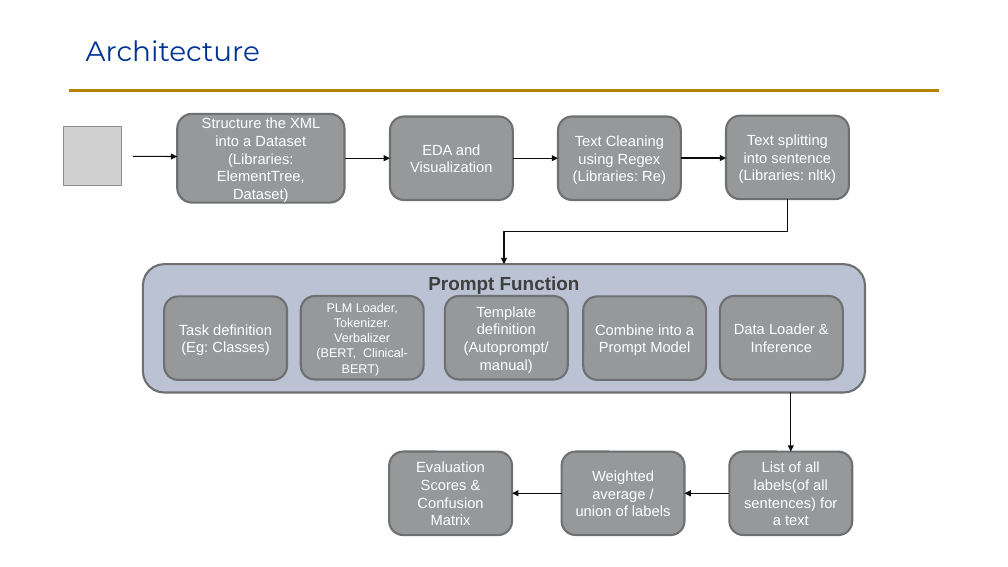
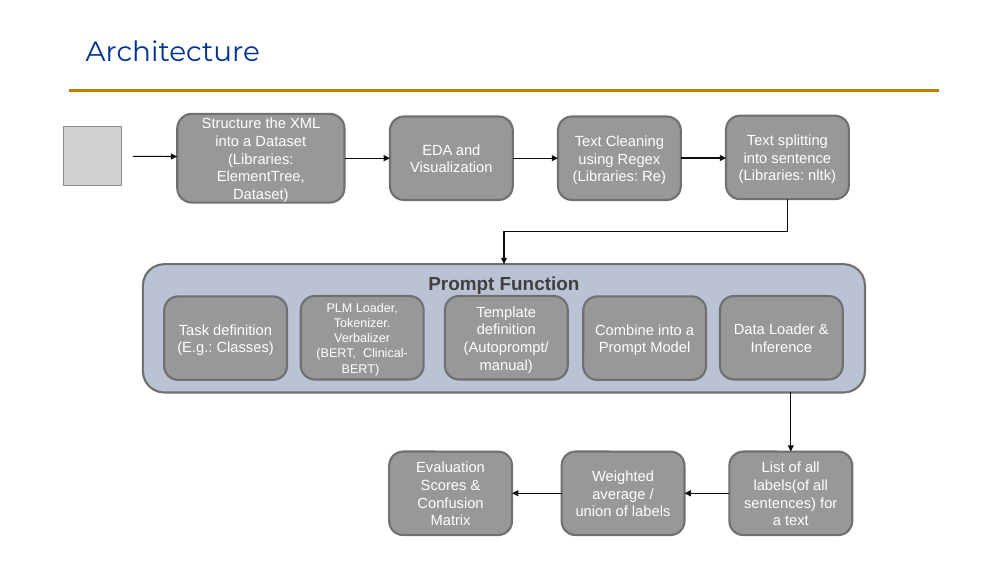
Before and after one commit to PittNAIL/HealthPrompt, a slide deck: slide 2 of Progress track/architecture.pptx. Drawn at 1008x567 pixels with LibreOffice and Linux fonts; fonts in the diff are those of the drawing; grey boxes stand for pictures; background and template pictures are left out. Boxes give left, top, right and bottom in pixels: in the first picture for what was removed or moved away, otherwise in the second. Text is boxed around its words. In the diff, an @@ line names an element or a change of style, - is before the commit and + after.

Commit message:
changed architecture file

```diff
--- a/Progress track/architecture.pptx
+++ b/Progress track/architecture.pptx
@@ text in rounded rectangle at box(177, 341, 274, 355): text changed @@
-(Eg: Classes)
+(E.g.: Classes)
```
Also in this commit, not shown: 1 other file.
